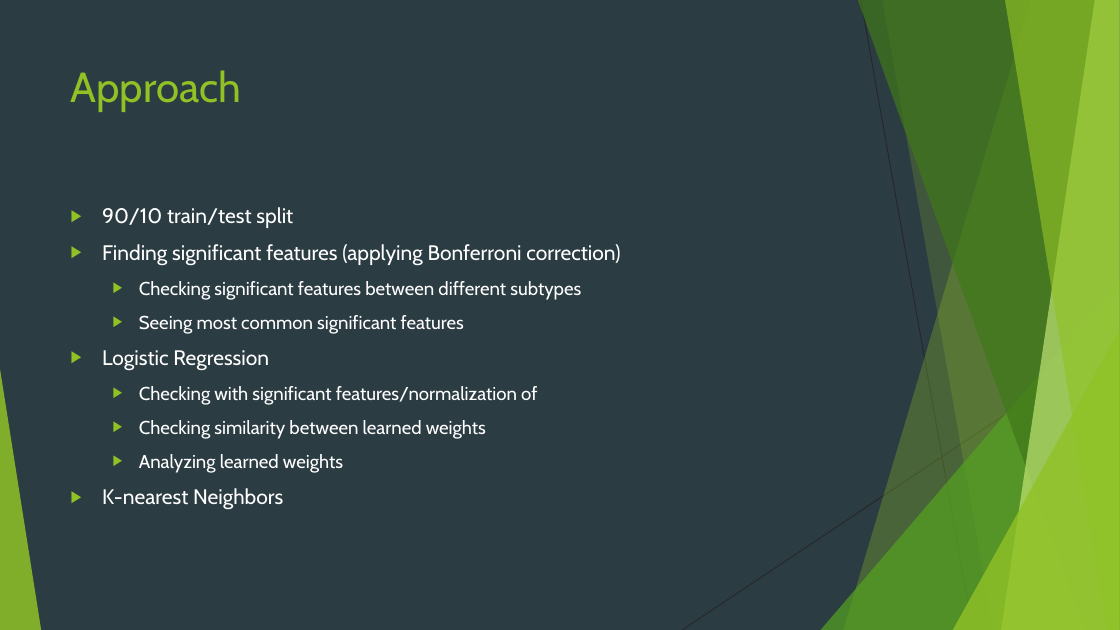
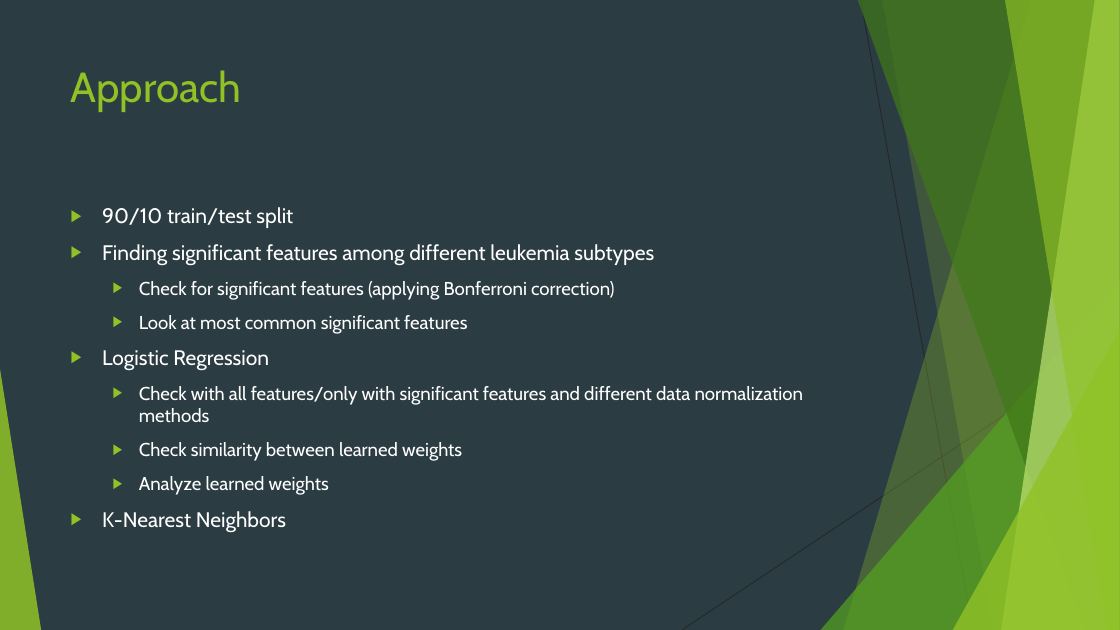
Before and after one commit to nowei/leukemia-classification, a slide deck: slide 6 of Leukemia Detection.pptx. Drawn at 1120x630 pixels with LibreOffice and Linux fonts; fonts in the diff are those of the drawing. Boxes give left, top, right and bottom in pixels: in the first picture for what was removed or moved away, otherwise in the second. Text is boxed around its words. In the diff, an @@ line names an element or a change of style, - is before the commit and + after.

```diff
--- a/Leukemia Detection.pptx
+++ b/Leukemia Detection.pptx
@@ text at [102, 244, 654, 334]: text changed @@
-▶ Finding significant features (applying Bonferroni correction)
-  ▶ Checking significant features between different subtypes
-  ▶ Seeing most common significant features
+▶ Finding significant features among different leukemia subtypes
+  ▶ Check for significant features (applying Bonferroni correction)
+  ▶ Look at most common significant features
@@ text at [102, 386, 804, 533]: text changed @@
-  ▶ Checking with significant features/normalization of
-  ▶ Checking similarity between learned weights
-  ▶ Analyzing learned weights
-▶ K-nearest Neighbors
+  ▶ Check with all features/only with significant features and different data normalization methods
+  ▶ Check similarity between learned weights
+  ▶ Analyze learned weights
+▶ K-Nearest Neighbors
```
Also in this commit, not shown: 13 other slides changed, 10 slides added, 6 slides removed, 15 other files.
